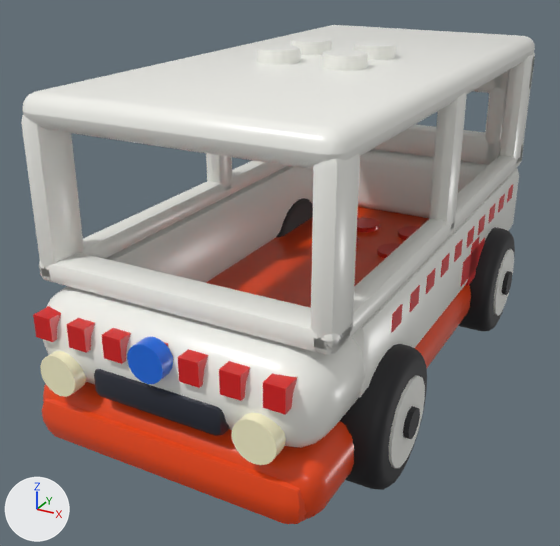
The glTF model assets/models/toys/krankenwagen.glb, before and after one commit.
Rendered twice from a 50 mm camera at (0.79, -1.663, 1.051) aimed at (-0.076, -0.088, 0.263). Lighting does not change. The marker at lower left points along +X, +Y and +Z. The first picture is the older version. Where no turn or scale is listed for an object, it has been applied to the vertices. Vertices at exactly the same position are counted once.

The first picture shows 'body', 'roof', 'wheel-back-left', 'wheel-back-right', 'wheel-front-left'.
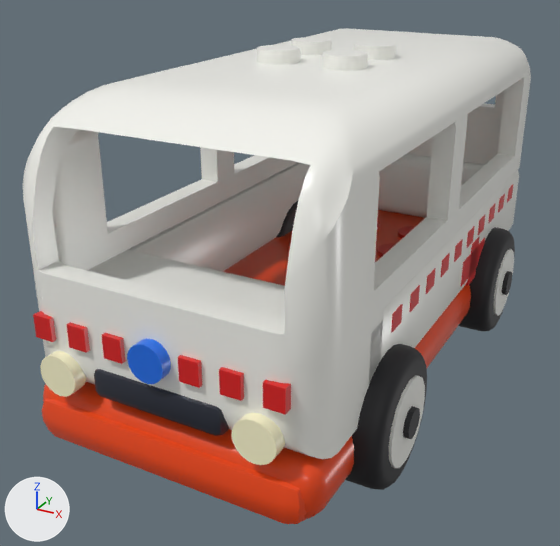
The edits, one by one:
me_body is used by ob_body; location (0.0, 0.0, 0.0).
me_body had 1140 vertices, 2088 faces and spanned x -0.33..0.33, y -0.73..0.77, z 0.07..0.4.
me_body now has 1020 vertices, 1848 faces and spans x -0.33..0.33, y -0.73..0.77, z 0.07..0.4.
Part 1, on me_body:
146 vertices are removed from x -0.33..0.33, y -0.7..-0.42, z 0.2..0.4.
297 faces are deleted.
4 vertices move from x -0.27..0.27, y -0.69..-0.67, z 0.23..0.25 to x -0.28..0.26, y -0.7..-0.69, z 0.24..0.4.
20 vertices are added at x -0.33..0.33, y -0.7..-0.42, z 0.2..0.4.
6 new vertices lie (0.0, 0.0, 0.2) away from vertices in x -0.33..0.33, y -0.63..-0.42, z 0.2.
57 new faces join them, mat_duplo_white (white #f6f6f0).
me_roof is used by ob_roof; location (0.0, 0.684, 0.404).
me_roof had 948 vertices, 1836 faces and spanned x -0.33..0.33, y -1.327..0.016, z 0.0..0.409.
me_roof now has 789 vertices, 1572 faces and spans x -0.33..0.33, y -1.385..0.016, z 0.0..0.409.
me_roof part 2: the loose piece of 160 vertices spanning x -0.33..0.33, y -1.327..0.016, z 0.0..0.053 is rebuilt with 693 vertices and now spans x -0.33..0.33, y -1.385..0.016, z 0.0..0.379.
me_roof part 3: 11 loose pieces with 692 vertices, spanning x -0.33..0.33, y -1.327..0.016, z 0.0..0.379, are deleted.

Location of each change, [x1, y1, x2, y2] in pixels of the pictures (560 x 546 px):
'roof', reshaped: before [21, 25, 535, 355]; after [23, 28, 531, 366]
'body', reshaped: before [33, 149, 519, 524]; after [33, 154, 519, 524]
part 1 of me_body, built on: before [43, 286, 365, 448]; after [36, 250, 384, 459]
part 2 of me_roof, rebuilt: before [39, 154, 523, 355]; after [23, 28, 531, 366]
part 3 of me_roof, deleted: before [21, 25, 535, 345]
